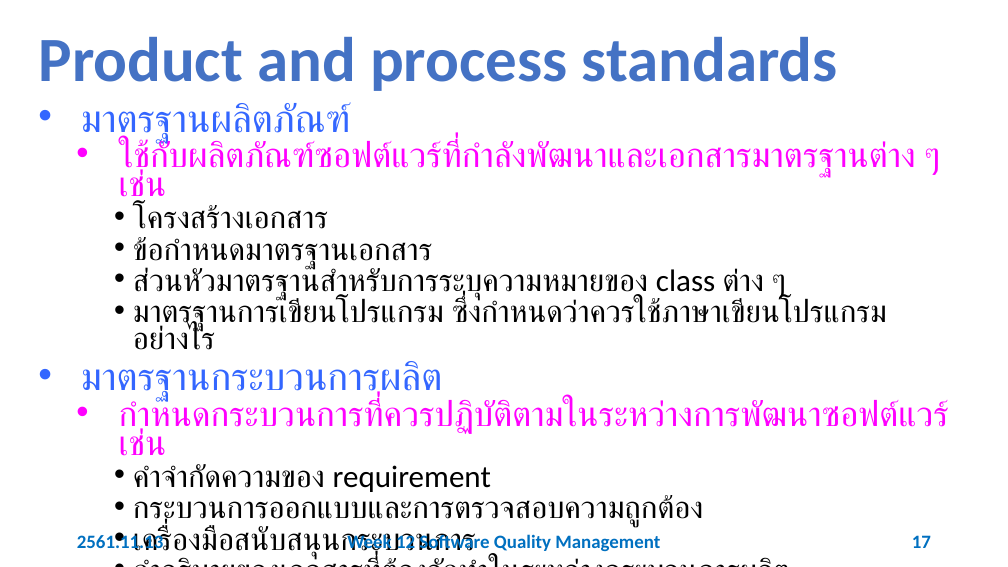
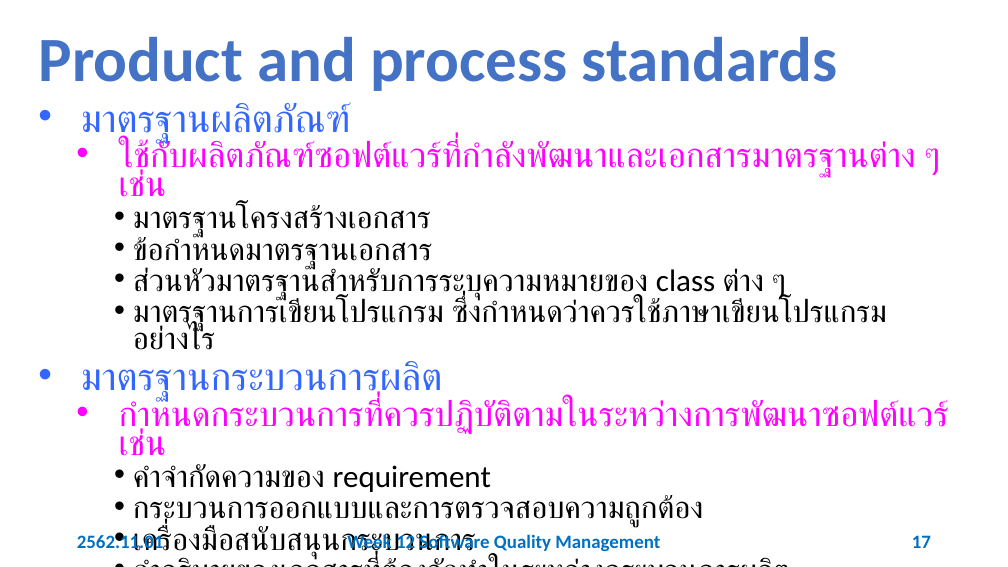
Before and after one commit to 03376806-software-engineering/Week-12-Software-Quality-Management, a slide deck: slide 17 of Slides/Week 12 Software Quality Management.pptx. Drawn at 1008x567 pixels with LibreOffice and Linux fonts; fonts in the diff are those of the drawing. Boxes give left, top, right and bottom in pixels: in the first picture for what was removed or moved away, otherwise in the second. Text is boxed around its words. In the diff, an @@ line names an element or a change of style, - is before the commit and + after.

```diff
--- a/Slides/Week 12 Software Quality Management.pptx
+++ b/Slides/Week 12 Software Quality Management.pptx
@@ text at (133,204,431,237): text changed @@
-    • โครงสร้างเอกสาร
+    • มาตรฐานโครงสร้างเอกสาร
@@ text at (77,532,164,551): text changed @@
-2561.11.13
+2562.11.01
```
Also in this commit, not shown: 53 other slides changed.
